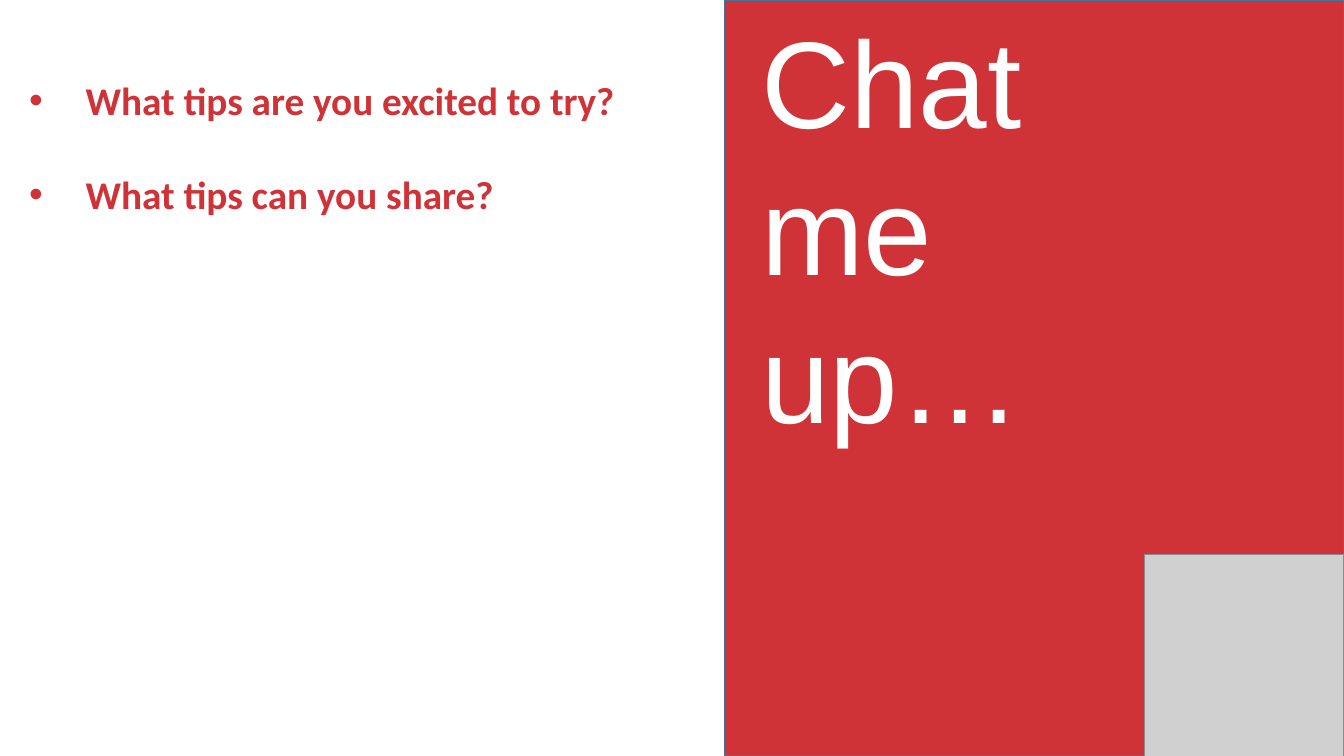
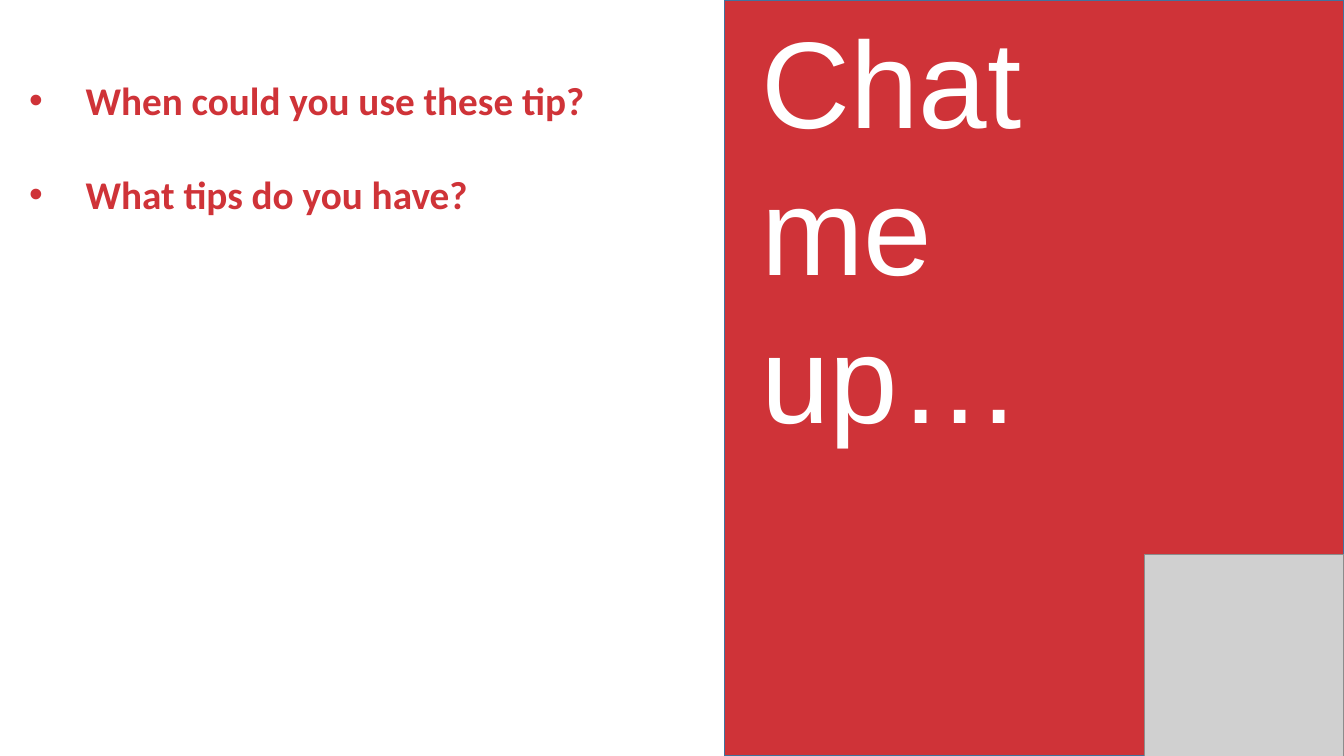
Before and after one commit to stringfestdata/five-tips-virtual-excel-instruction, a slide deck: slide 10 of top-tips-teaching-excel-online.pptx. Drawn at 1344x756 pixels with LibreOffice and Linux fonts; fonts in the diff are those of the drawing; grey boxes stand for pictures. Boxes give left, top, right and bottom in pixels: in the first picture for what was removed or moved away, otherwise in the second. Text is boxed around its words. In the diff, an @@ line names an element or a change of style, - is before the commit and + after.

```diff
--- a/top-tips-teaching-excel-online.pptx
+++ b/top-tips-teaching-excel-online.pptx
@@ text at (86, 87, 584, 215): text changed @@
-• What tips are you excited to try?
-• What tips can you share?
+• When could you use these tip?
+• What tips do you have?
```
Also in this commit, not shown: 4 other slides changed, 2 slides added, 8 other files.
